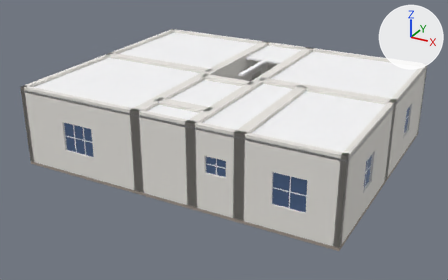
The glTF model public/models/interior-second-v002.glb: old version first, new version second.
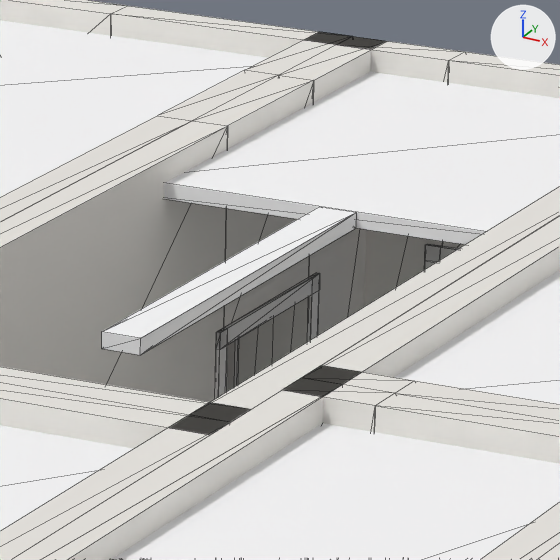
There are two pictures of each version: one whole from a 50 mm camera at (311.42, -27.13, 11.01) aimed at (299.82, -6.04, 0.47), one close up on the part from 51% to 64% of the width and 13% to 35% of the height. The lights are fixed; the arrows at upper right show +X, +Y and +Z. The first two pictures are the older version. The close-ups show mesh edges as thin lines. Vertices at exactly the same position are counted once.

Script lines for the objects in view, before the commit:
```python
me_mesh_0 = bpy.data.meshes.new('Mesh_0')
me_mesh_0.from_pydata(...)  # 1700 vertices, 3618 faces; spans x 293.4..306.6, y -10.8..0.0, z -0.12..3.2
# faces by material slot: [108, 1110, 108, 2160, 132]
me_mesh_0.materials.append(mat_floor)  # grey #9e9389
me_mesh_0.materials.append(mat_wall)  # white #eae7e2
me_mesh_0.materials.append(mat_ceiling)  # white #f9f9fa
me_mesh_0.materials.append(mat_trim)  # white #f7f6f3
me_mesh_0.materials.append(mat_glass)  # dark blue #29354c
ob_interior_second_v002 = bpy.data.objects.new('interior-second-v002', me_mesh_0)
ob_interior_second_v002.location = (0.0, 0.0, 0.0)
```
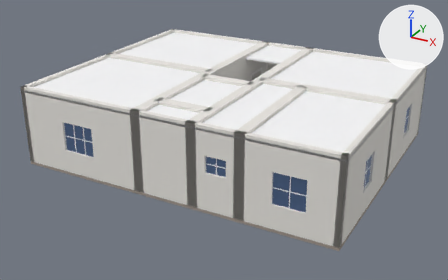
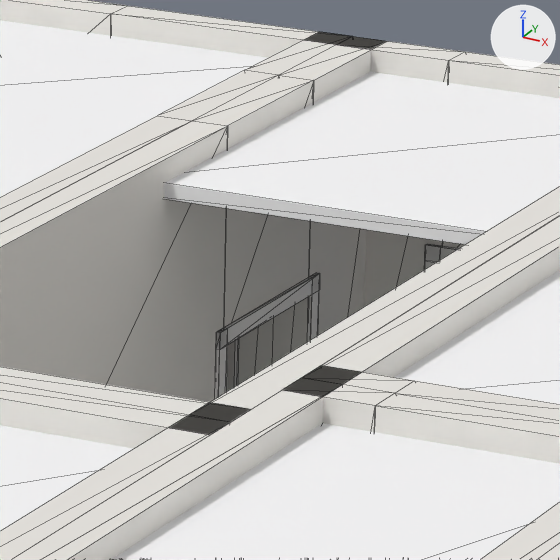
Edits to the bpy script that builds the scene:
```text
Change me_mesh_0:
    used by ob_interior_second_v002; location = (0.0, 0.0, 0.0)
    remove me_mesh_0.from_pydata(...)  # 1700 vertices, 3618 faces; spans x 293.4..306.6, y -10.8..0.0, z -0.12..3.2
    add me_mesh_0.from_pydata(...)  # 1684 vertices, 3594 faces; spans x 293.4..306.6, y -10.8..0.0, z -0.12..3.2
    me_mesh_0 part 1: the loose piece of 8 vertices spanning x 299.9..300.1, y -4.9..-2.6, z 3.0..3.08 is deleted
    other edits to the shape of me_mesh_0 do not show in these pictures
```

Pixel boxes [x1, y1, x2, y2] of what changed, in the close-ups (560 x 560 px):
part 1 of me_mesh_0, deleted: before [102, 207, 357, 355]
